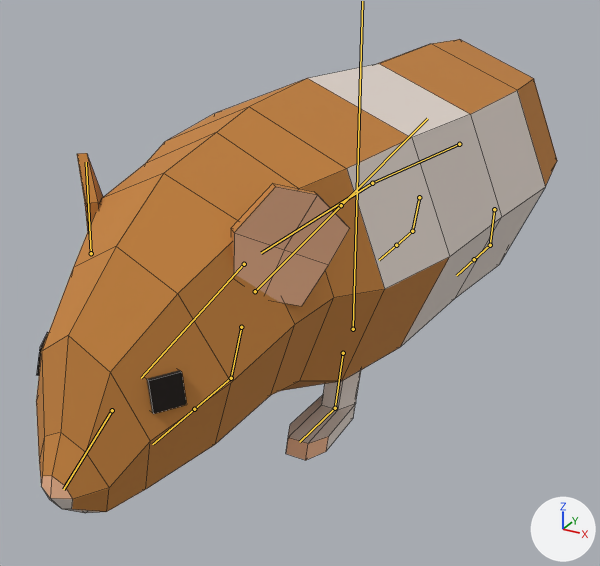
An edit to the FBX model Assets/Art/3D/Hamster/Hamster_Animated.fbx, drawn before and after from the same camera.
Camera for both pictures: a 50 mm lens placed at (1.22, -2.66, 1.48), pointed at (-0.13, -0.2, 0.25). Every picture has the same lights, and +X, +Y and +Z are marked at lower right. The older version comes first. The bones that change, and the others that lie on the model, are drawn over the model as lines. Mesh edges are drawn as thin lines.

Objects in the first picture: 'Mesh_Hamster'.
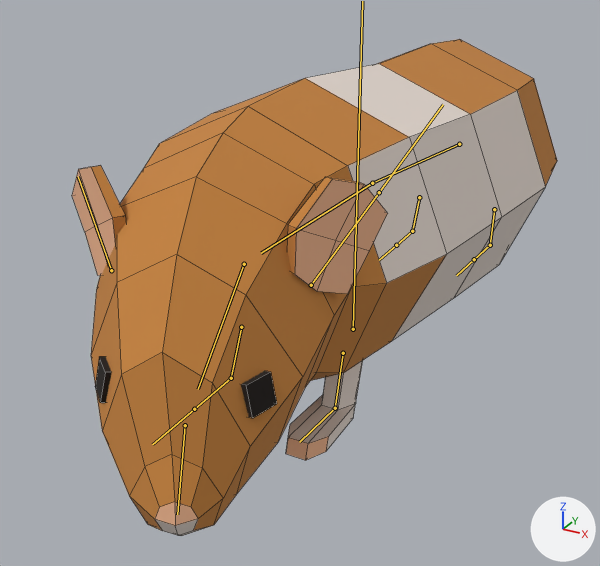
The newer file adds an action. The first version stands in its rest pose; the second is drawn at frame 133 of the action 'Origin|Hamster_Hurt'.

Changed parts and their boxes [x1, y1, x2, y2] in the pictures (600 x 566 px):
```json
{"object": "Mesh_Hamster", "change": "posed", "before": [36, 39, 557, 513], "after": [72, 39, 557, 536], "on screen": "7% narrower"}
{"bone": "Head", "before": "(244, 264) to (141, 378)", "after": "(244, 264) to (198, 389)"}
{"bone": "Nose", "before": "(112, 410) to (63, 489)", "after": "(185, 425) to (177, 514)"}
```

Edits to the scene script, one JSON object a line:
```json
{"block": "bone_head", "where": "bone_head = bpy.data.objects['Origin'].pose.bones['Head']  # child of 'Chest'"}
{"op": "set", "path": "bone_head.rotation_quaternion", "old": "(1.0, 0.0, 0.0, 0.0)", "new": "(0.987, 0.0, -0.043, -0.156)", "note": "degrees (0, 0, 0) -> degrees (1, -5, -18)"}
{"block": "bone_nose", "where": "bone_nose = bpy.data.objects['Origin'].pose.bones['Nose']  # child of 'Head'"}
{"op": "set", "path": "bone_nose.rotation_quaternion", "old": "(1.0, 0.0, 0.0, 0.0)", "new": "(0.996, 0.0, -0.047, -0.079)", "note": "degrees (0, 0, 0) -> degrees (0, -5, -9)"}
```
